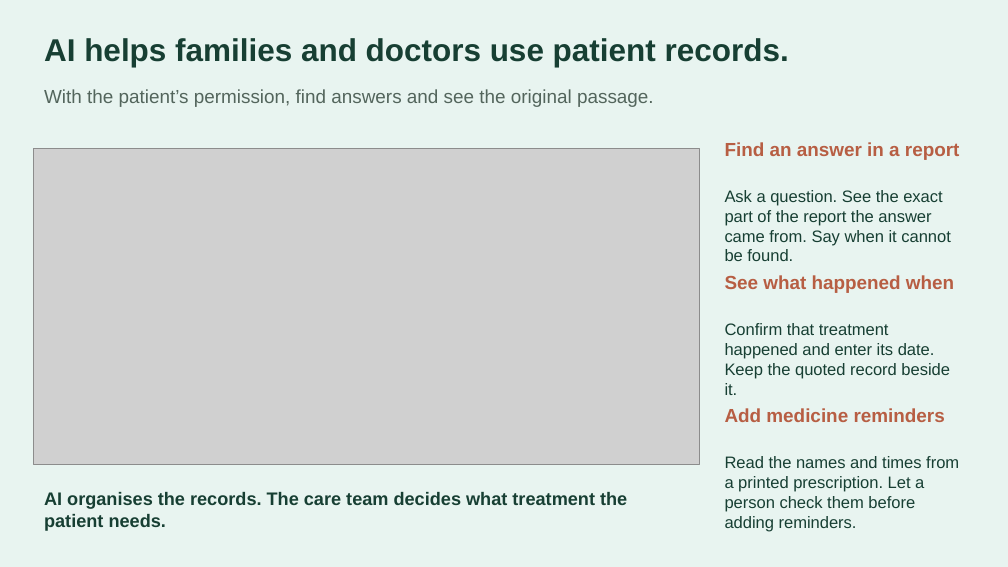
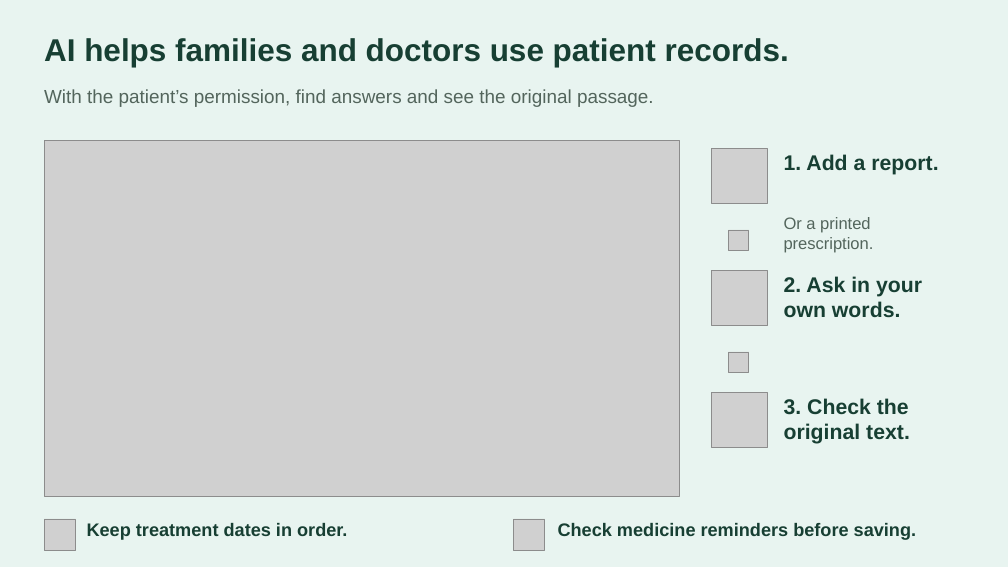
Before and after one commit to basithladdu/healthathon, a slide deck: slide 6 of submission/Saathi_Healthathon_Final.pptx. Drawn at 1008x567 pixels with LibreOffice and Linux fonts; fonts in the diff are those of the drawing; grey boxes stand for pictures. Boxes give left, top, right and bottom in pixels: in the first picture for what was removed or moved away, otherwise in the second. Text is boxed around its words. In the diff, an @@ line names an element or a change of style, - is before the commit and + after.

Commit message:
Make recording, records and impact slides more visual

```diff
--- a/submission/Saathi_Healthathon_Final.pptx
+++ b/submission/Saathi_Healthathon_Final.pptx
@@ picture: place and size @@
-picture at bbox=[33, 148, 699, 464]
+picture at bbox=[44, 140, 680, 496]
@@ picture added at bbox=[712, 148, 768, 203] @@
@@ text at bbox=[784, 154, 938, 175]: text changed; size 18 to 20.2 pt; text colour #B75E43 to #173F33 @@
-Find an answer in a report
+1. Add a report.
@@ text removed at bbox=[725, 190, 951, 261] @@
-Ask a question. See the exact part of the report the answer came from. Say when it cannot be found.
@@ picture added at bbox=[729, 230, 749, 250] @@
@@ text added at bbox=[784, 217, 874, 253], 15.8 pt, text #53655C @@
+Or a printed prescription.
@@ picture added at bbox=[712, 270, 768, 325] @@
@@ text removed at bbox=[725, 275, 954, 293] @@
-See what happened when
@@ text added at bbox=[784, 276, 922, 318], 20.2 pt, text #173F33, bold @@
+2. Ask in your own words.
@@ text removed at bbox=[725, 323, 950, 395] @@
-Confirm that treatment happened and enter its date. Keep the quoted record beside it.
@@ picture added at bbox=[729, 352, 749, 373] @@
@@ picture added at bbox=[712, 392, 768, 448] @@
@@ text removed at bbox=[725, 408, 945, 422] @@
-Add medicine reminders
@@ text added at bbox=[784, 398, 910, 444], 20.2 pt, text #173F33, bold @@
+3. Check the original text.
@@ text removed at bbox=[725, 456, 959, 532] @@
-Read the names and times from a printed prescription. Let a person check them before adding reminders.
@@ text removed at bbox=[44, 492, 627, 531] @@
-AI organises the records. The care team decides what treatment the patient needs.
@@ picture added at bbox=[44, 519, 76, 551] @@
@@ text added at bbox=[87, 523, 347, 540], 17.2 pt, text #173F33, bold @@
+Keep treatment dates in order.
@@ picture added at bbox=[513, 519, 545, 551] @@
@@ text added at bbox=[558, 523, 916, 540], 17.2 pt, text #173F33, bold @@
+Check medicine reminders before saving.
```
Also in this commit, not shown: 3 other slides changed, 27 other files.
